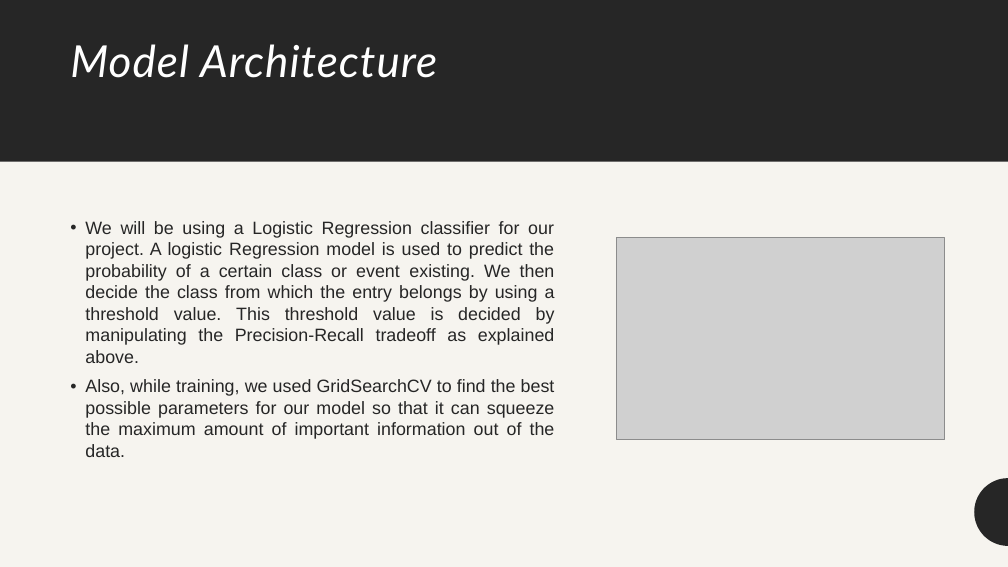
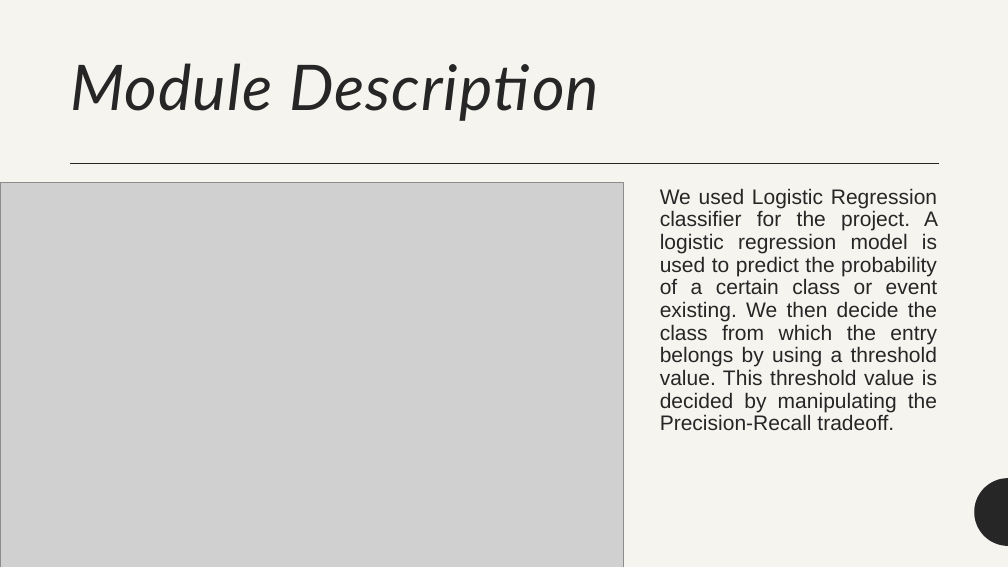
Before and after one commit to arcaneAB/fraud-detection-project, a slide deck: slide 16 of documentations/Project Presentation.pptx (slide 9 before the commit). Drawn at 1008x567 pixels with LibreOffice and Linux fonts; fonts in the diff are those of the drawing; grey boxes stand for pictures. Boxes give left, top, right and bottom in pixels: in the first picture for what was removed or moved away, otherwise in the second. Text is boxed around its words. In the diff, an @@ line names an element or a change of style, - is before the commit and + after.

```diff
--- a/documentations/Project Presentation.pptx
+++ b/documentations/Project Presentation.pptx
@@ rectangle removed at (x1=0, y1=0, x2=1008, y2=162) @@
@@ title at (x1=70, y1=63, x2=599, y2=121): text changed; size 42 to 60 pt; text colour #FFFFFF to #262626 @@
-Model Architecture
+Module Description
@@ line added from (939, 163) to (70, 163), #262626 1.5 pt @@
@@ picture resized from (x1=616, y1=238, x2=944, y2=440) to (x1=0, y1=182, x2=623, y2=567) @@
@@ text "We used Logistic Regression classifier ..." at (x1=660, y1=188, x2=938, y2=430): vertical alignment middle to top @@
@@ text at (x1=660, y1=188, x2=938, y2=430): text changed; size 17 to 20 pt @@
-• We will be using a Logistic Regression classifier for our project. A logistic Regression model is used to predict the probability of a certain class or event existing. We then decide the class from which the entry belongs by using a threshold value. This threshold value is decided by manipulating the Precision-Recall tradeoff as explained above.
-• Also, while training, we used GridSearchCV to find the best possible parameters for our model so that it can squeeze the maximum amount of important information out of the data.
+We used Logistic Regression classifier for the project. A logistic regression model is used to predict the probability of a certain class or event existing. We then decide the class from which the entry belongs by using a threshold value. This threshold value is decided by manipulating the Precision-Recall tradeoff.
```
Also in this commit, not shown: 4 other slides changed, 16 slides added, 8 slides removed.
